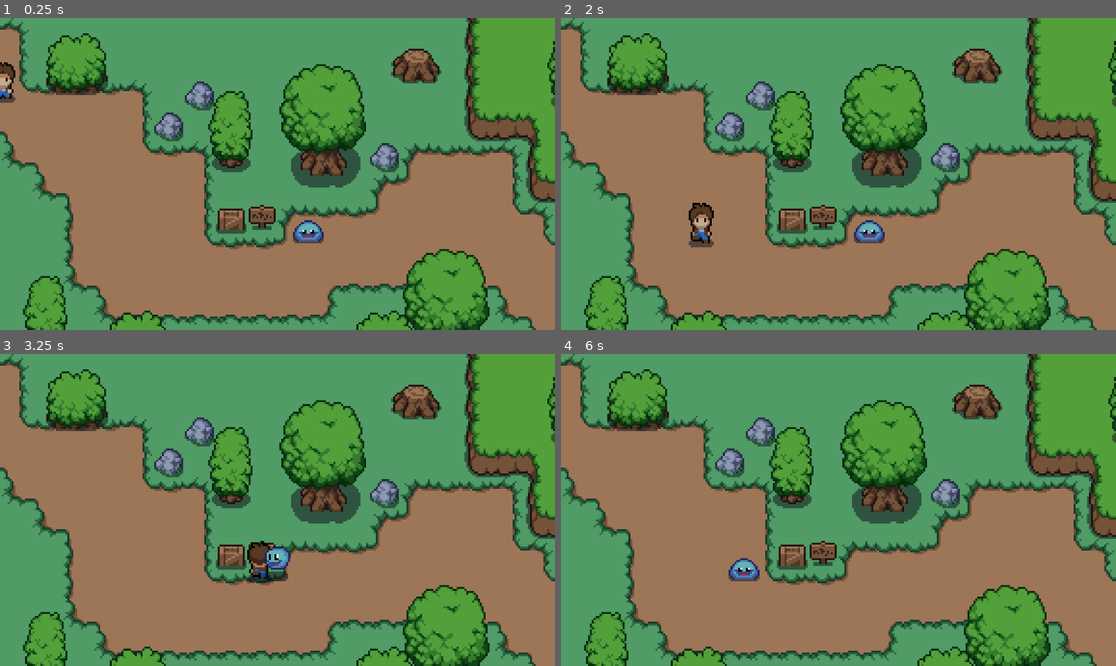
Above: before the commit, frames 1-4 (two rows, left to right).
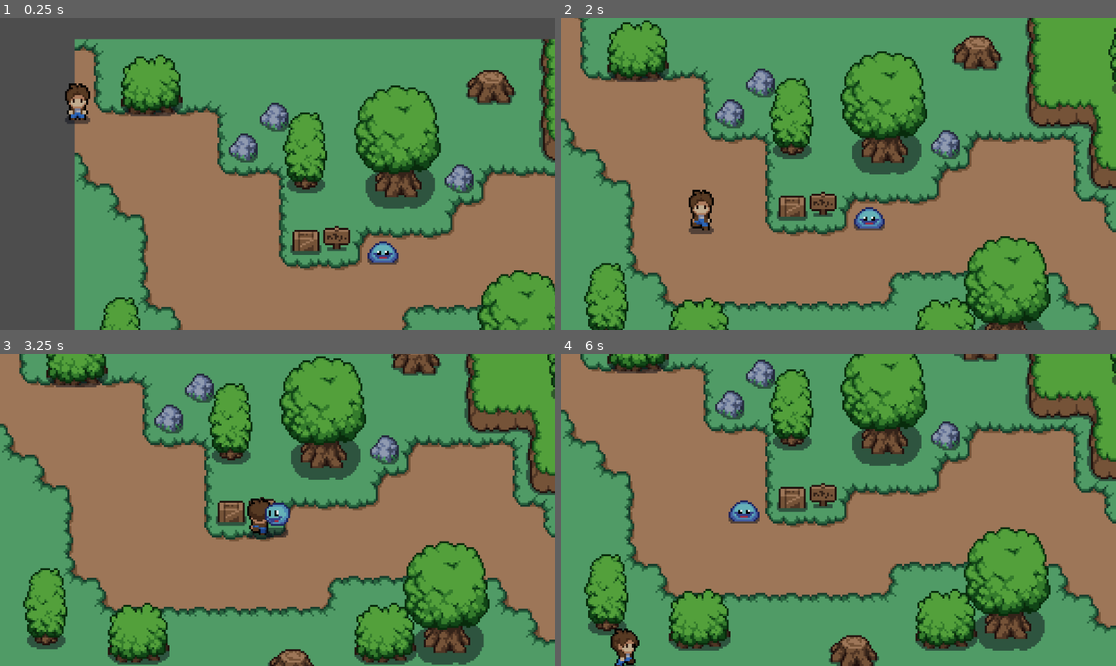
Above: after the commit, the same moments.

Repository: DivyaRasania/rpg-game
Game: Godot game, scene res://scenes/world.tscn
Two runs of this game, one before a commit and one after it. Both use one fixed random seed, a clock stepped at 60 frames per second and the inputs below.
Inputs (mouse positions are in pixels of both pictures, inside the frame that each line leads up to):
- Up to frame 1 (0.25 s): no input
- Up to frame 2 (2 s): move the mouse to (960, 158) at 0.52 s; hold Right (move_right) 0.53-1.28 s; click (960, 158) at 0.6 s; move the mouse to (727, 189) at 1.27 s; hold Down (move_down) from 1.28 s (still down); click (727, 189) at 1.35 s
- Up to frame 3 (3.25 s): move the mouse to (333, 441) at 2.02 s; release Down (move_down) at 2.03 s; hold Right (move_right) 2.03-2.78 s; click (333, 441) at 2.1 s; move the mouse to (249, 572) at 2.77 s; hold Up (move_up) from 2.78 s (still down); click (249, 572) at 2.85 s
- Up to frame 4 (6 s): move the mouse to (1005, 556) at 3.52 s; release Up (move_up) at 3.53 s; hold Left (move_left) 3.53-5.03 s; click (1005, 556) at 3.6 s; move the mouse to (672, 463) at 4.27 s; click (672, 463) at 4.35 s; move the mouse to (866, 510) at 5.02 s; hold Down (move_down) 5.03-5.78 s; click (866, 510) at 5.1 s; move the mouse to (755, 432) at 5.77 s; hold Right (move_right) from 5.78 s (still down); click (755, 432) at 5.85 s

The runs differ from the first frame. In frame 1, 68% of the frame differs, in the area x 0-100%, y 0-100%; in frame 2, 30%; in frame 3, 54%; in frame 4, 63%.

Commit message:
Added camera to player

Diff:
--- a/project.godot
+++ b/project.godot
@@ -18,10 +18,6 @@
 [autoload]
 
 global="*res://scripts/global.gd"
-
-[display]
-
-window/stretch/scale=4.0
 
 [input]
 
--- a/scenes/player.tscn
+++ b/scenes/player.tscn
@@ -445,6 +445,17 @@
 [node name="deal_attack_timer" type="Timer" parent="."]
 wait_time = 0.5
 
+[node name="Camera2D" type="Camera2D" parent="."]
+zoom = Vector2(4, 4)
+limit_left = 0
+limit_top = 0
+limit_right = 448
+limit_bottom = 192
+limit_smoothed = true
+position_smoothing_enabled = true
+drag_horizontal_enabled = true
+drag_vertical_enabled = true
+
 [connection signal="body_entered" from="player_hitbox" to="." method="_on_player_hitbox_body_entered"]
 [connection signal="body_exited" from="player_hitbox" to="." method="_on_player_hitbox_body_exited"]
 [connection signal="timeout" from="attack_cooldown" to="." method="_on_attack_cooldown_timeout"]
